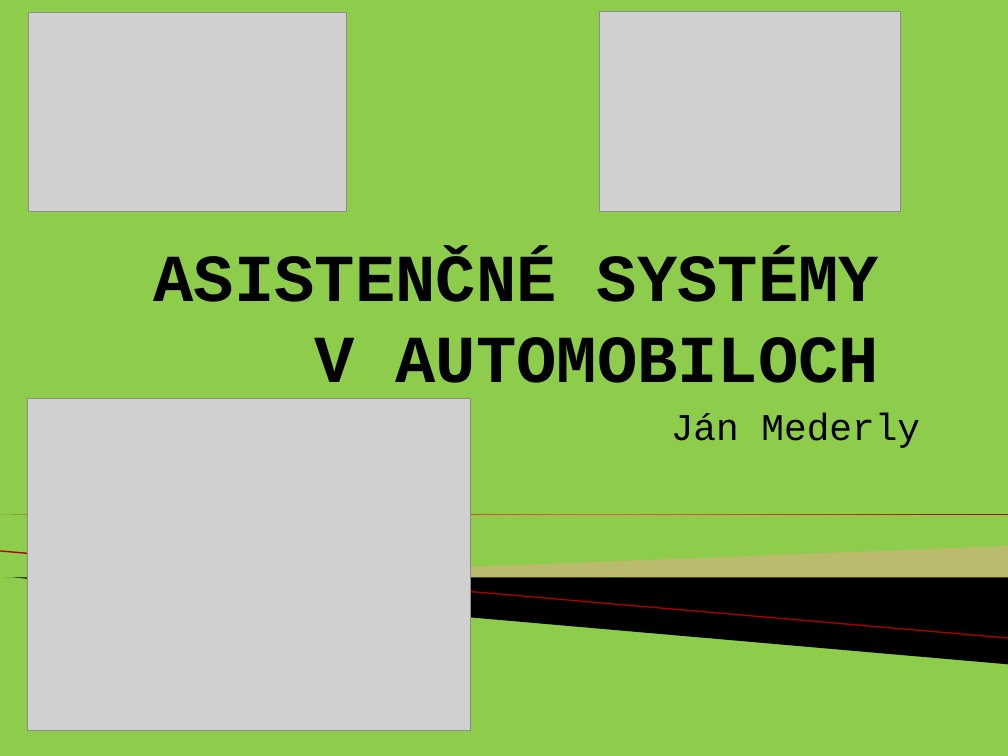
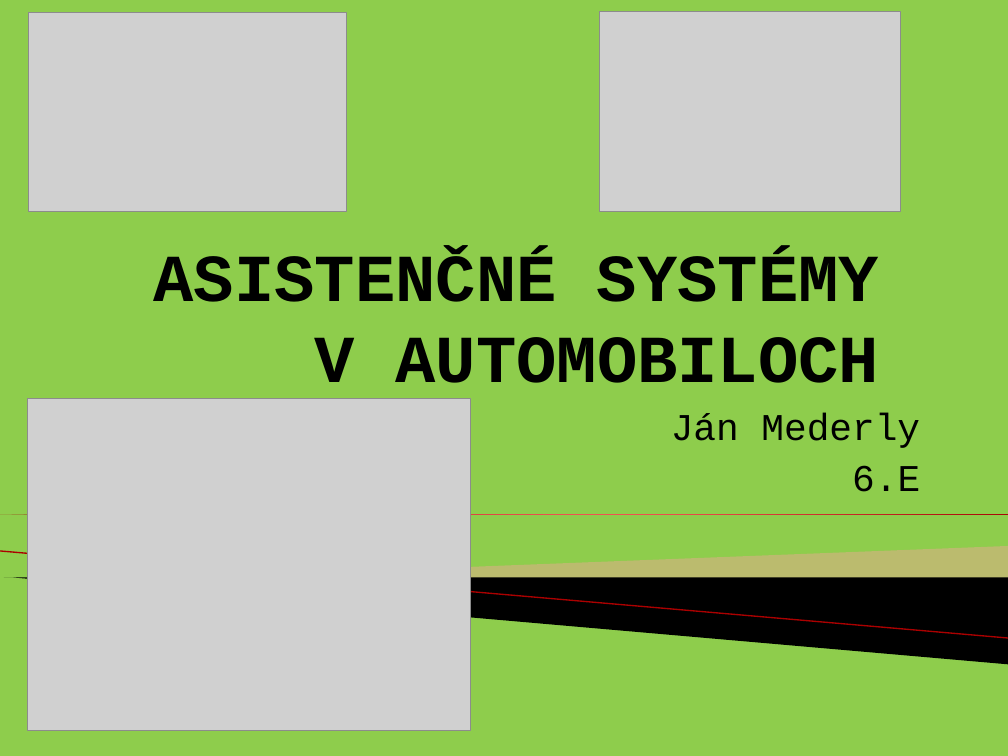
Before and after one commit to janmederly/rp6, a slide deck: slide 1 of doc/prezentacia bez videa.pptx. Drawn at 1008x756 pixels with LibreOffice and Linux fonts; fonts in the diff are those of the drawing; grey boxes stand for pictures; background and template pictures are left out. Boxes give left, top, right and bottom in pixels: in the first picture for what was removed or moved away, otherwise in the second. Text is boxed around its words. In the diff, an @@ line names an element or a change of style, - is before the commit and + after.

```diff
--- a/doc/prezentacia bez videa.pptx
+++ b/doc/prezentacia bez videa.pptx
@@ subtitle at <box>852,465,920,492</box>: paragraph added @@
+6.E
```
Also in this commit, not shown: 2 other files.
